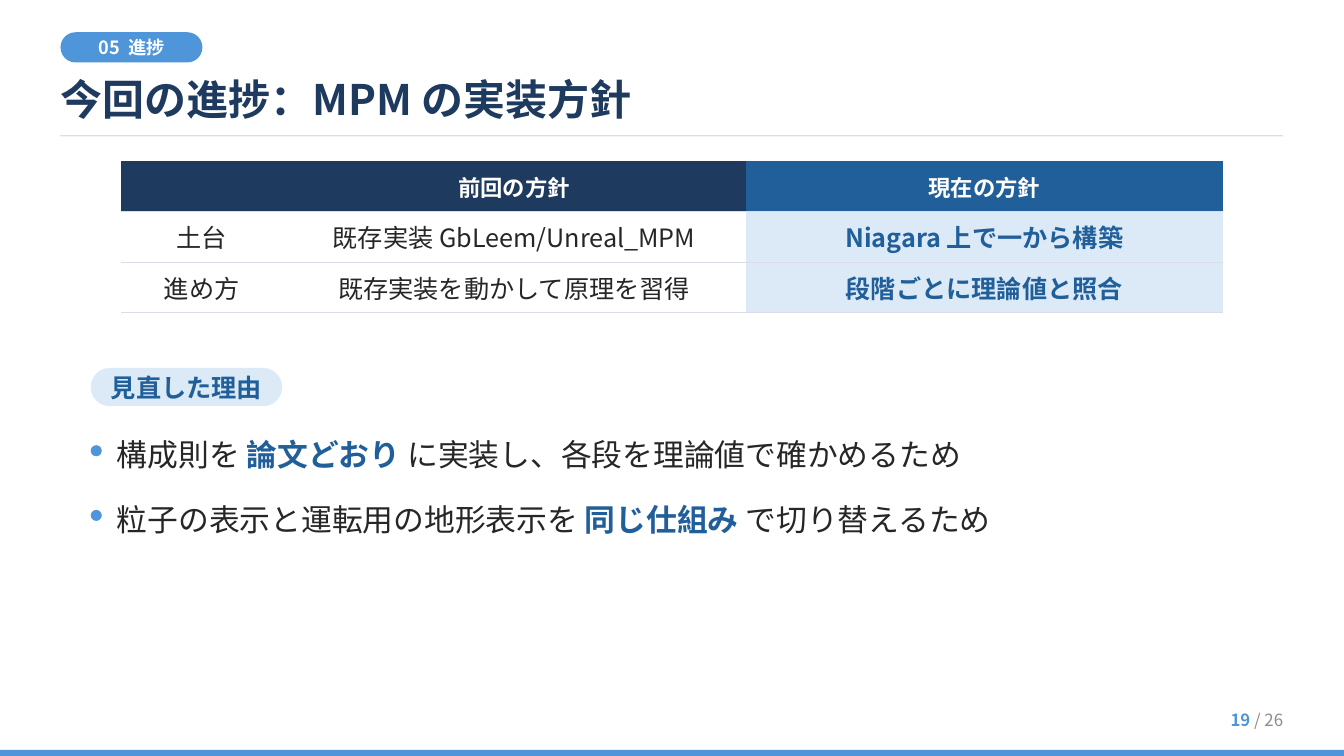
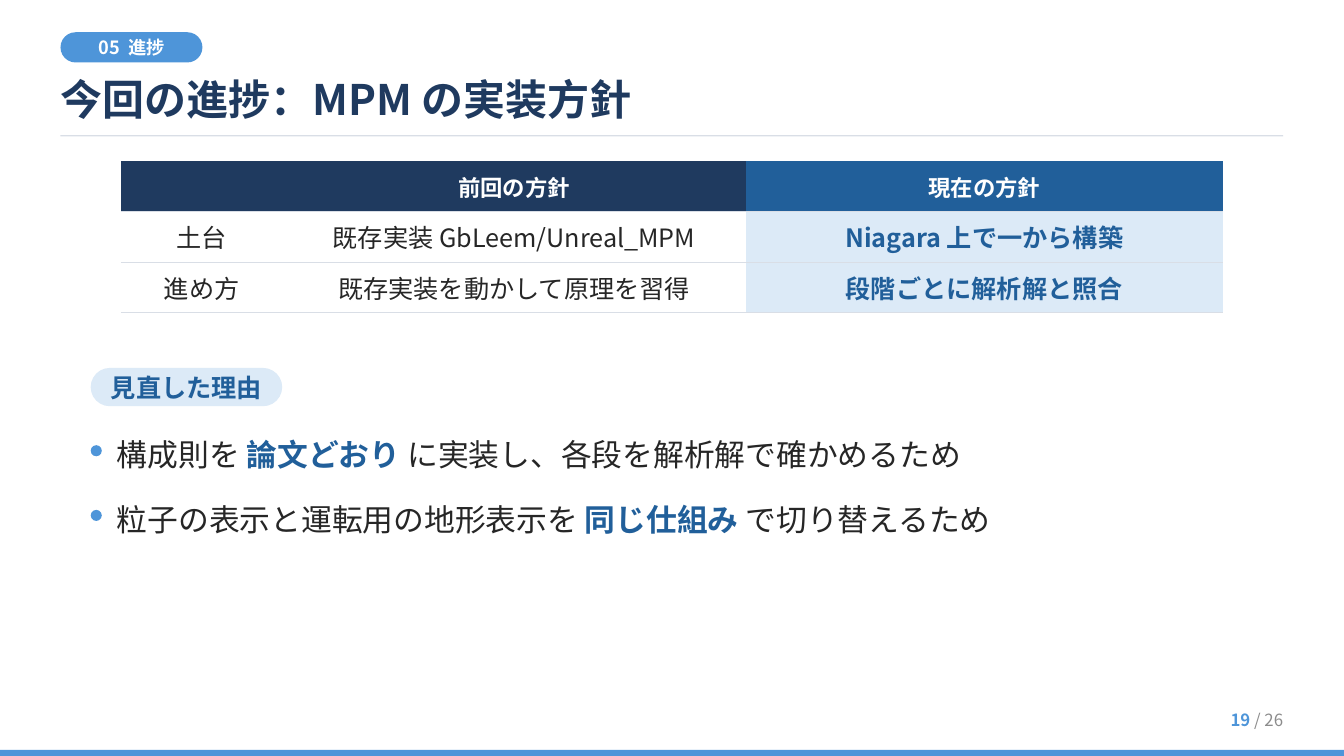
Before and after one commit to niki0113/MyProject5, a slide deck: slide 19 of Docs/Slides/S2520110_仁木祥真_20261028.pptx. Drawn at 1344x756 pixels with LibreOffice and Linux fonts; fonts in the diff are those of the drawing. Boxes give left, top, right and bottom in pixels: in the first picture for what was removed or moved away, otherwise in the second. Text is boxed around its words. In the diff, an @@ line names an element or a change of style, - is before the commit and + after.

```diff
--- a/Docs/Slides/S2520110_仁木祥真_20261028.pptx
+++ b/Docs/Slides/S2520110_仁木祥真_20261028.pptx
@@ table at [121, 161, 1223, 313] @@
-row 3, column 3: 段階ごとに理論値と照合
+row 3, column 3: 段階ごとに解析解と照合
@@ text at [117, 439, 960, 469]: text changed @@
-構成則を 論文どおり に実装し、各段を理論値で確かめるため
+構成則を 論文どおり に実装し、各段を解析解で確かめるため
```
Also in this commit, not shown: 3 other slides changed, 1 other file.
